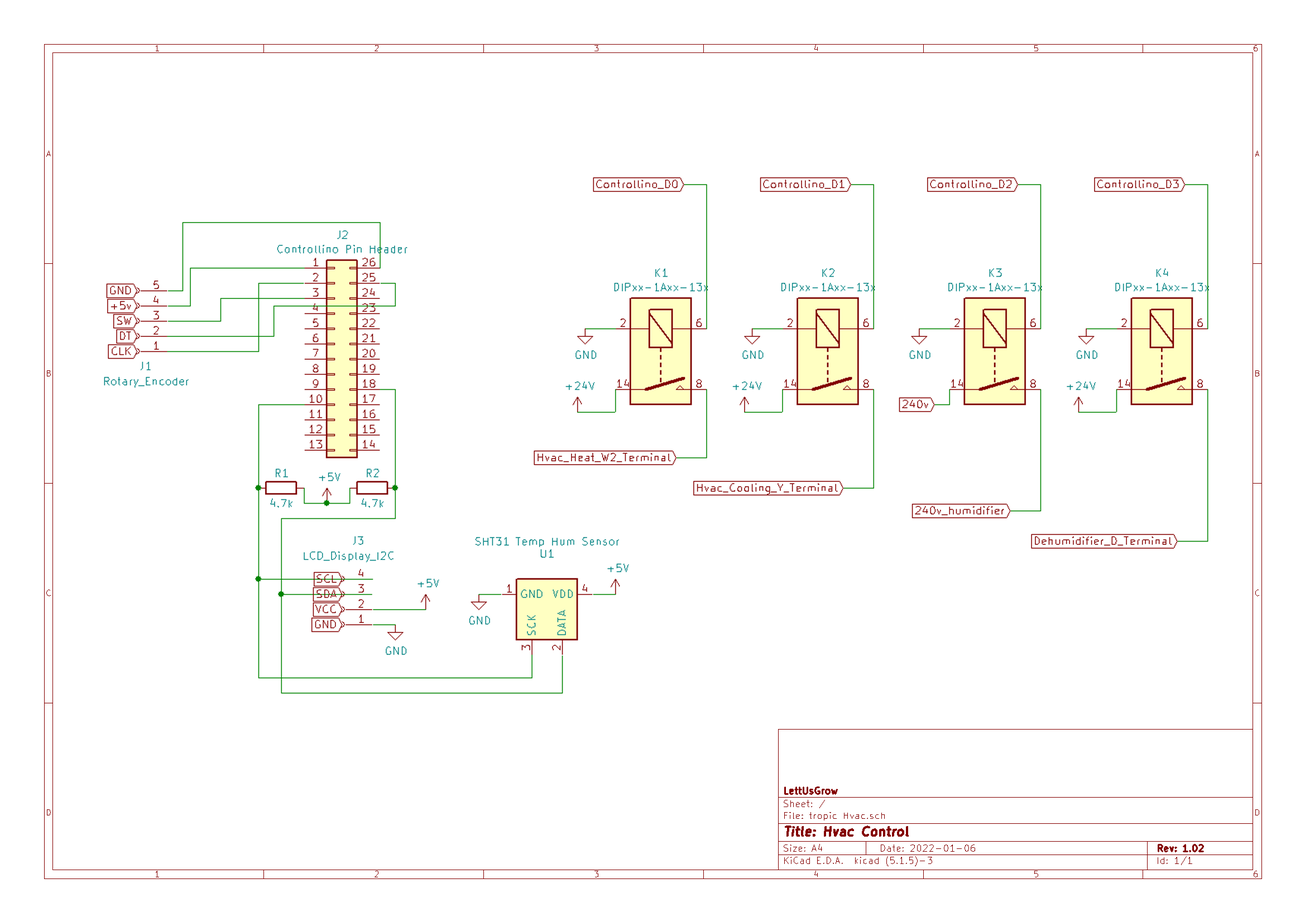
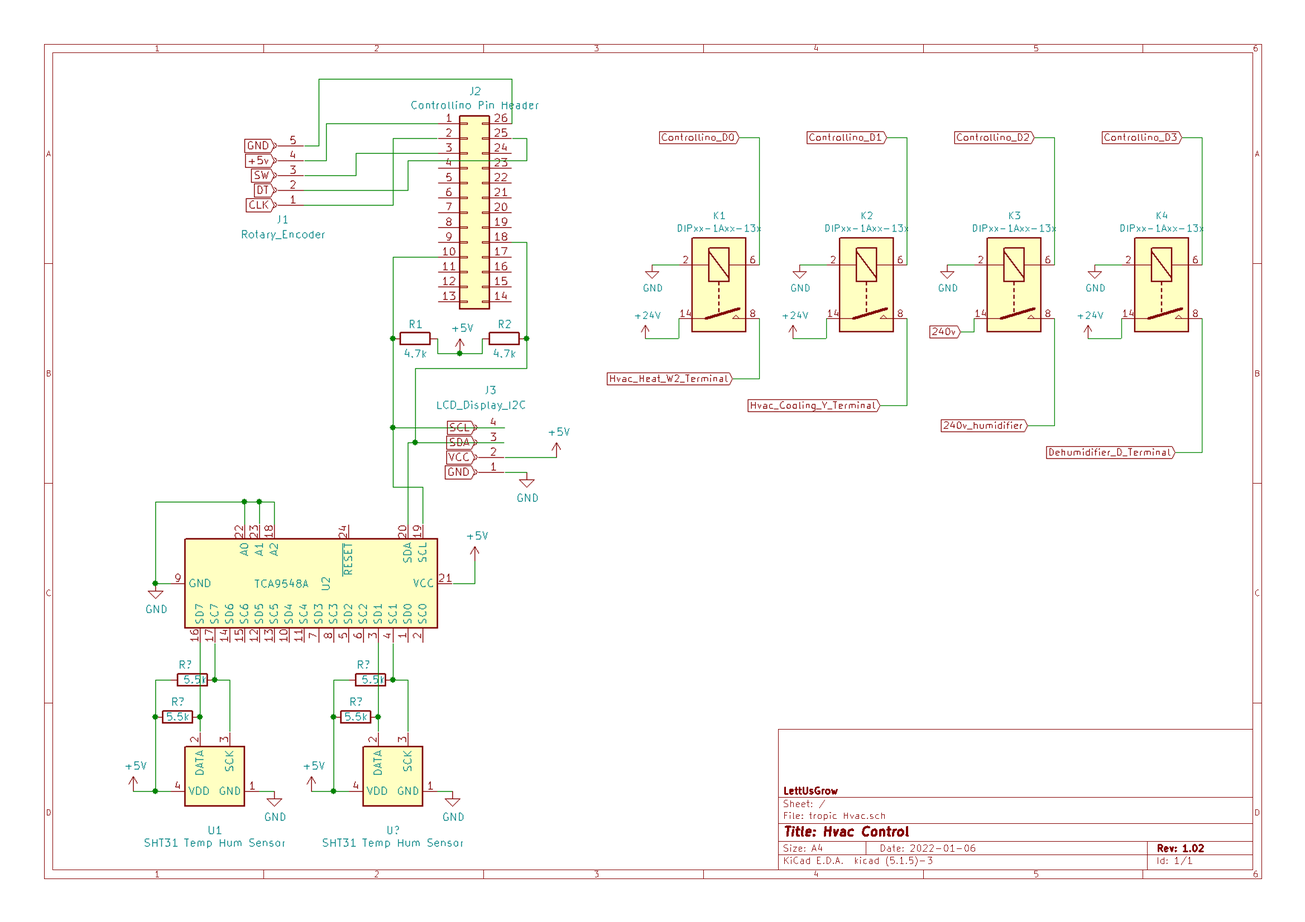
Layer changes from the first 1305x922 image to the second:
painted on "Layer 2" over <box>103,78,1209,849</box>
added layer "Layer 3" above "Layer 1" over <box>599,131,1207,477</box>
painted on "Layer 1" over <box>213,147,1135,745</box>
